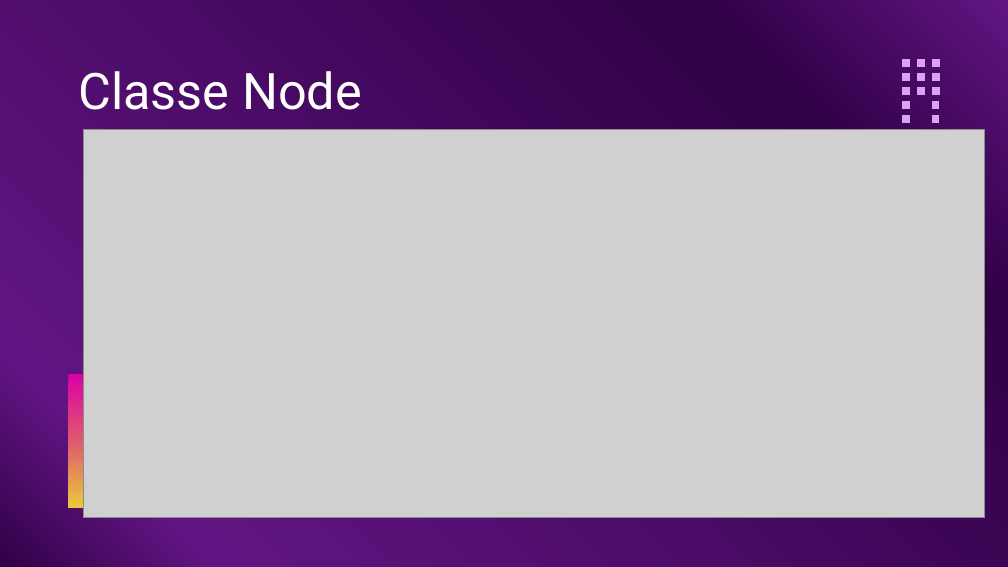
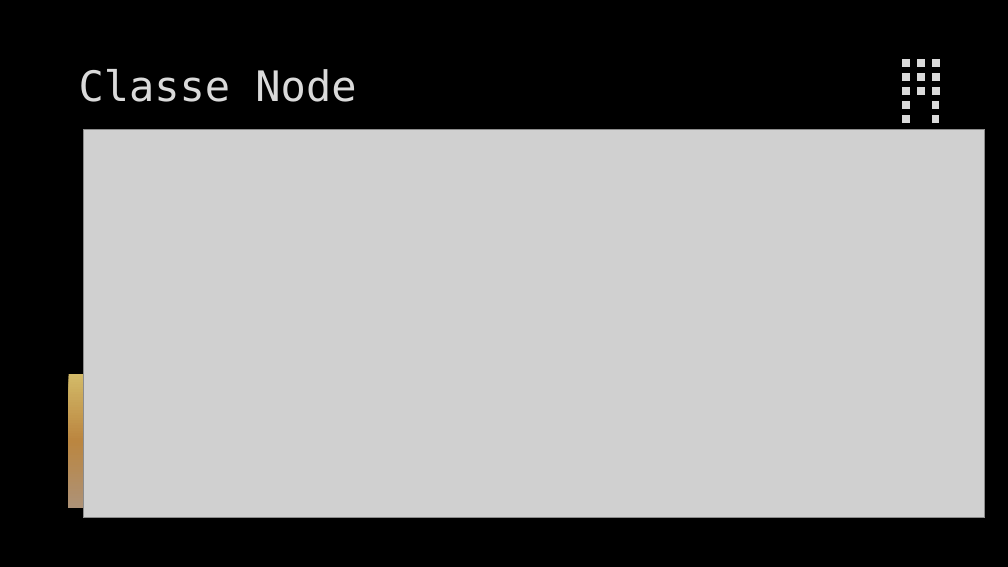
Before and after one commit to henriksson666/Algorithms-and-Data-Structures, a slide deck: slide 3 of Data Structures/src/AVL Tree.pptx. Drawn at 1008x567 pixels with LibreOffice and Linux fonts; fonts in the diff are those of the drawing; grey boxes stand for pictures; background and template pictures are left out. Boxes give left, top, right and bottom in pixels: in the first picture for what was removed or moved away, otherwise in the second. Text is boxed around its words. In the diff, an @@ line names an element or a change of style, - is before the commit and + after.

```diff
--- a/Data Structures/src/AVL Tree.pptx
+++ b/Data Structures/src/AVL Tree.pptx
@@ background gradient #310047 to #611582 to picture (left out) @@
@@ title "Classe Node" at [79, 69, 356, 102]: size 36 to 30 pt, font Roboto to DejaVu Sans Mono, text colour #FFFFFF to #DADADA, letter outline none to #404040 0.75 pt @@
@@ fill #D9A3F3 to #DADADA in 14 elements at [932, 130, 940, 137], [932, 115, 939, 122], [932, 101, 939, 108], [932, 88, 940, 95], [932, 74, 940, 81], [932, 60, 940, 67], [917, 88, 925, 95], [917, 74, 925, 81], [917, 60, 925, 67], [902, 115, 909, 122], [902, 101, 909, 108], [902, 88, 909, 95], [902, 74, 910, 81], [902, 60, 910, 67] @@
@@ freeform shape at [69, 374, 84, 508]: fill gradient #DB00A6 to #DF596E to #EAC93D to gradient #D3BA68 to #BB8640 to #AD9277 @@
```
Also in this commit, not shown: 7 other slides changed, 3 slides added, 2 slides removed, 1 other file.
